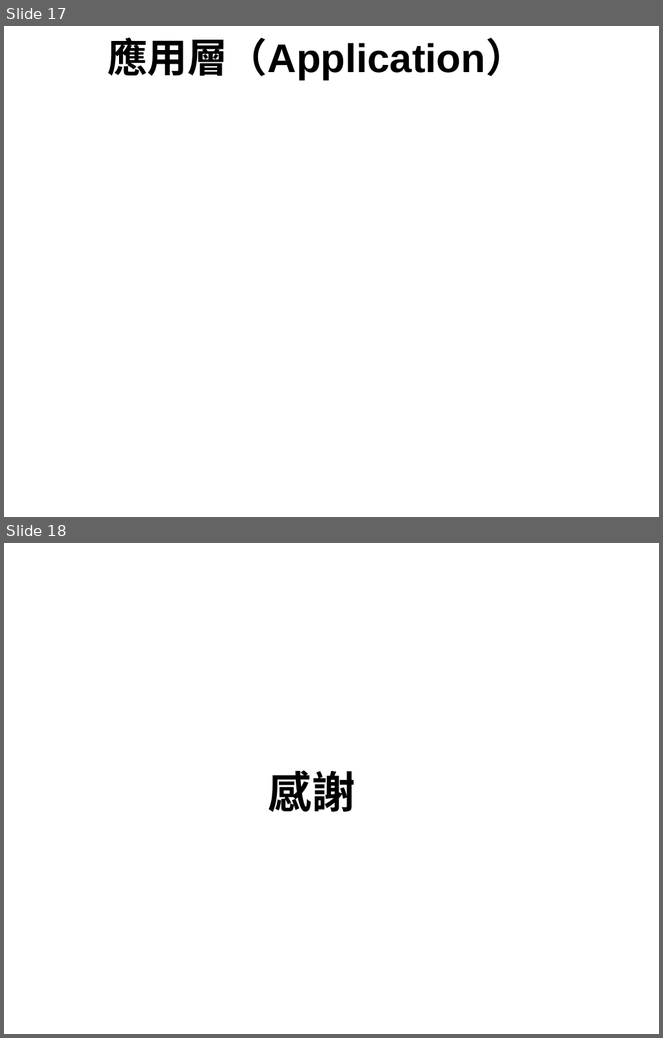
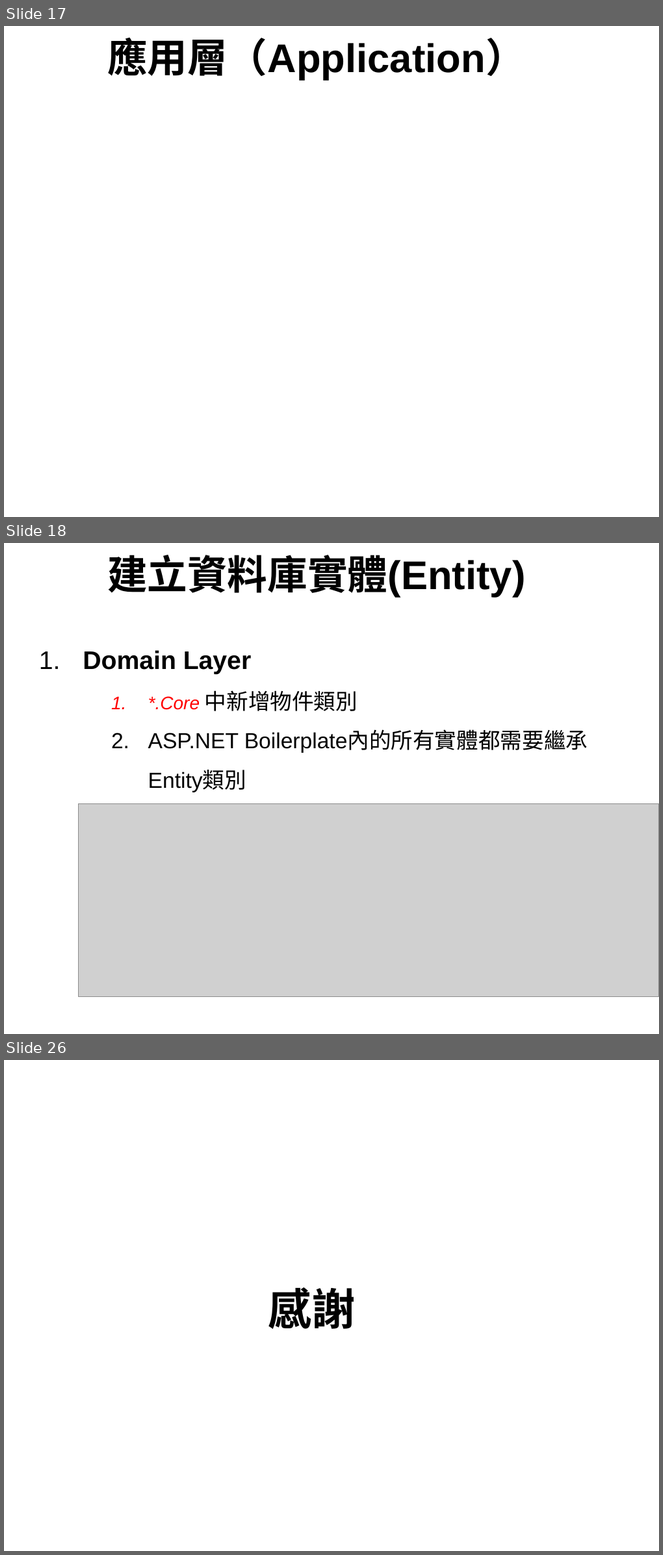
Before and after one commit to Sean2416/MarkDown, a slide deck: ABP.ppt. Shown one above the other, each under a label of ours: slides 17 and 18 before the commit, slides 17, 18 and 26 after it; the slides between them are not shown. The pictures are 663x1038 and 663x1555 pixels, drawn with LibreOffice and Linux fonts; fonts in the diff are those of the drawing; grey boxes stand for pictures; background and template pictures are left out. Boxes give left, top, right and bottom in pixels: in the first picture for what was removed or moved away, otherwise in the second. Text is boxed around its words. In the diff, an @@ line names an element or a change of style, - is before the commit and + after.

```diff
--- a/ABP.ppt
+++ b/ABP.ppt
@@ slide 18 added at (4, 543, 659, 1034), background picture (left out) @@
@@ text added at (107, 555, 526, 598), 44 pt, text #000000, bold @@
+建立資料庫實體(Entity)
@@ text added at (83, 650, 588, 793), 24 pt, text #000000 @@
+  1. Domain Layer
+    1. *.Core 中新增物件類別
+    2. ASP.NET Boilerplate內的所有實體都需要繼承 Entity類別
@@ picture added at (78, 804, 659, 997) @@
@@ page number added at (631, 1010, 659, 1034), 12 pt, text #FFFFFF @@
+18
@@ what was slide 18 is now slide 26 @@
```
Also in this commit, not shown: 7 other slides added, 1 other file.
